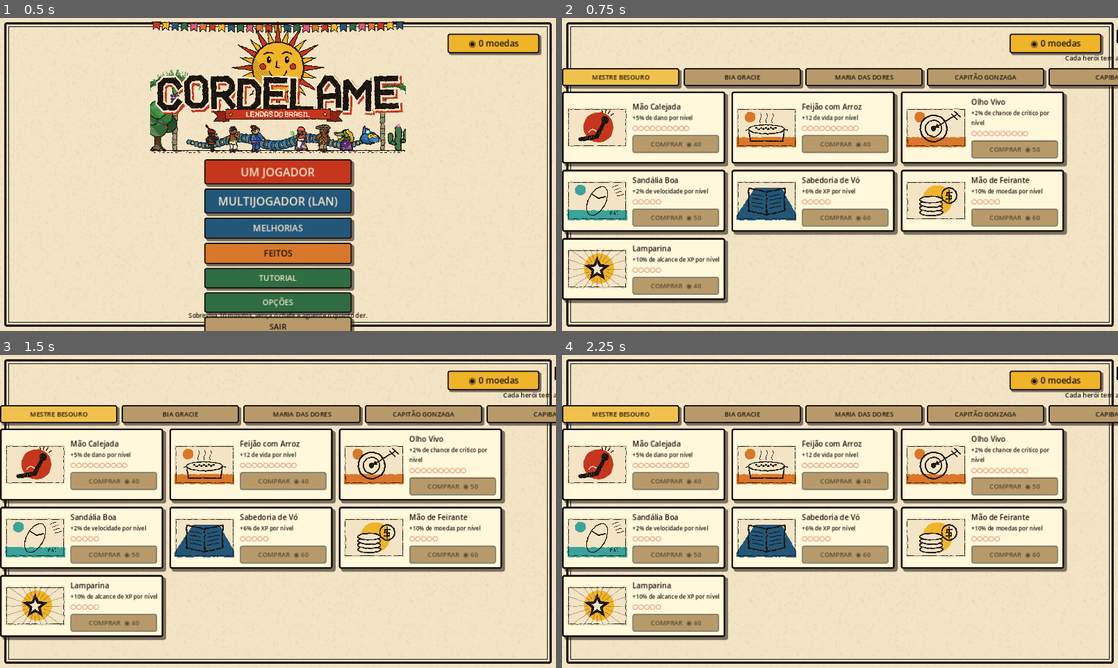
Above: before the commit, frames 1-4 (two rows, left to right).
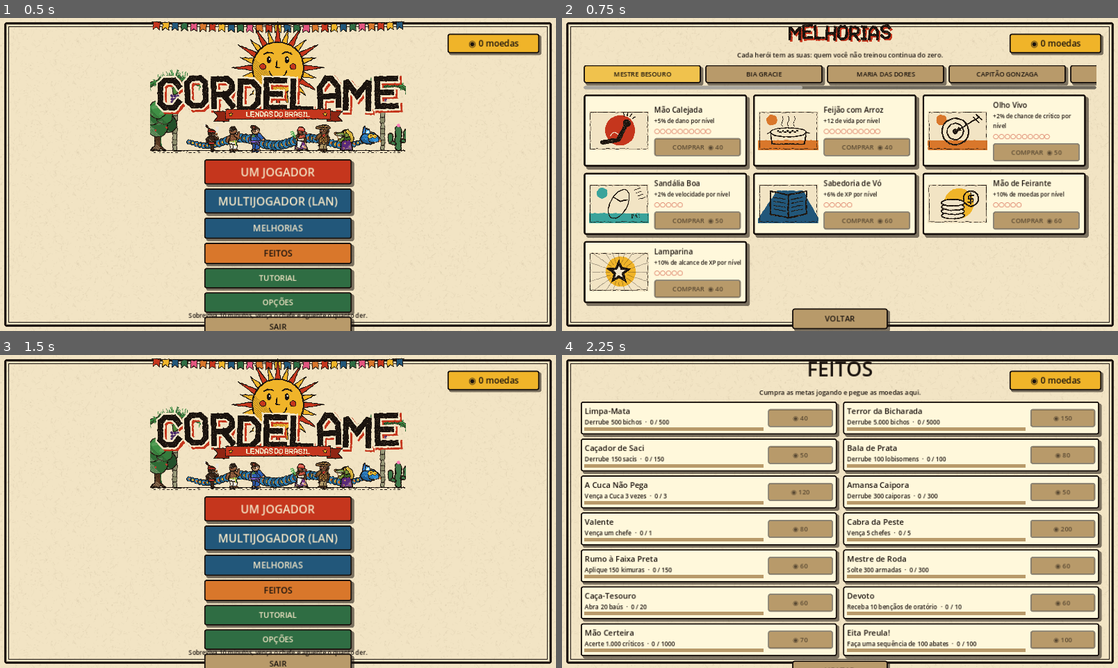
Above: after the commit, the same moments.

Repository: diogobennertz/cordel
Game: Godot game, scene res://scenes/World.tscn
Two runs of this game, one before a commit and one after it. Both use one fixed random seed, a clock stepped at 60 frames per second and the inputs below.
Inputs (mouse positions are in pixels of both pictures, inside the frame that each line leads up to):
- Up to frame 1 (0.5 s): no input
- Up to frame 2 (0.75 s): click "MELHORIAS" at 0.5 s
- Up to frame 3 (1.5 s): click (278, 655) at 1.25 s, where only the run after the commit has a clickable "VOLTAR"
- Up to frame 4 (2.25 s): click (840, 589) at 2 s, where only the run after the commit has a clickable "FEITOS"

Frame 1 is identical in both runs. In frame 2, 34% of the frame differs, in the area x 0-100%, y 2-100%; in frame 3, 44%; in frame 4, 50%.

Commit message:
Primeiros heróis desbloqueáveis, contador de dano/s
- 3 primeiros heróis desbloqueáveis (de ~20): Jackson do Pandeiro, Mestre
  Pastinha e Dorival Caymmi. Ficam em silhueta preta até cumprir o feito;
  passar o mouse mostra o requisito. Já com id de conquista Steam reservado.
- Novo registro "maior dano numa corrida" pra liberar heróis por feito desse
  tipo (ex.: 2 milhões de dano numa única corrida).
- Contador de dano por segundo no canto de baixo à direita da tela.
- Corrige fileira de heróis da tela de Melhorias (não cabia mais na tela).

Co-Authored-By: Claude Sonnet 5 <noreply@anthropic.com>

Diff:
--- a/godot/scripts/Boneco.gd
+++ b/godot/scripts/Boneco.gd
@@ -291,6 +291,34 @@
 			Lib.cil(corpo, 0.24, 0.28, 0.18, Vector3(0, CY + 0.37, 0), Color(0.88, 0.78, 0.5), 12)
 			Lib.cil(corpo, 0.3, 0.33, 0.5, Vector3(0, 0.6, -0.42), Color(0.68, 0.42, 0.2), 10, Vector3(1.57, 0, 0))  # curimbó (tambor comprido)
 			Lib.cil(corpo, 0.33, 0.33, 0.03, Vector3(0, 0.6, -0.67), Color(0.92, 0.85, 0.65), 10, Vector3(1.57, 0, 0))
+		"forrozeiro":   # pandeirista de forró: chapéu de couro de cangaceiro-sertanejo (sol), colete, pandeiro na mão
+			var pfo := Color(0.72, 0.5, 0.3)
+			_humano(pfo, Color(0.95, 0.9, 0.8), Color(0.5, 0.3, 0.15), COURO_ESC, Color(0.95, 0.9, 0.8))
+			cor_base = Color(0.95, 0.65, 0.1)
+			_cinto(COURO_ESC, 0.68)
+			Lib.cx(corpo, Vector3(0.78, 0.5, 0.21), Vector3(0, 0.84, 0.0), Color(0.95, 0.65, 0.1))      # colete
+			Lib.cil(corpo, 0.5, 0.56, 0.05, Vector3(0, CY + 0.3, 0), Color(0.55, 0.35, 0.18), 14)       # chapéu de couro
+			Lib.cil(corpo, 0.24, 0.28, 0.2, Vector3(0, CY + 0.4, 0), Color(0.55, 0.35, 0.18), 12)
+			Lib.cil(braco_d, 0.3, 0.3, 0.05, Vector3(0, -0.3, 0.14), Color(0.92, 0.85, 0.65), 12).rotation.x = 1.57   # pandeiro
+			Lib.cil(braco_d, 0.3, 0.3, 0.015, Vector3(0, -0.3, 0.1), COURO, 12).rotation.x = 1.57
+		"angoleiro":    # mestre de capoeira angola: calça/camisa branca com faixa preta e dourada, boina
+			var pan := Color(0.4, 0.23, 0.13)
+			_humano(pan, BRANCO, BRANCO, pan, BRANCO)
+			cor_base = Color(0.15, 0.15, 0.17)
+			_cinto(Color(0.15, 0.15, 0.17), 0.68)
+			Lib.cil(corpo, 0.42, 0.44, 0.1, Vector3(0, CY + 0.32, 0), Color(0.15, 0.15, 0.17), 12)      # boina preta
+			Lib.esf(corpo, 0.34, Vector3(0, CY + 0.38, 0), Color(0.15, 0.15, 0.17), Vector3(1, 0.6, 1), 10)
+			Lib.cx(corpo, Vector3(0.3, 0.06, 0.05), Vector3(0, CY - 0.14, 0.385), BRANCO)               # bigode e barba grisalha
+			Lib.cx(corpo, Vector3(0.22, 0.14, 0.05), Vector3(0, CY - 0.26, 0.37), BRANCO)
+		"marujo":       # marujo da Bahia: camisa listrada branca e azul, boné de marinheiro, lenço no pescoço
+			var pmj := Color(0.68, 0.46, 0.28)
+			_humano(pmj, BRANCO, Color(0.15, 0.3, 0.55), pmj, BRANCO)
+			cor_base = Color(0.15, 0.35, 0.65)
+			for i in range(4):
+				Lib.cx(corpo, Vector3(0.7, 0.06, 0.42), Vector3(0, 0.78 + i * 0.14, 0.08), Color(0.15, 0.35, 0.65))   # listras
+			Lib.cx(corpo, Vector3(0.3, 0.08, 0.05), Vector3(0, 1.1, 0.3), Color(0.85, 0.2, 0.15))       # lenço vermelho no pescoço
+			Lib.cil(corpo, 0.4, 0.44, 0.1, Vector3(0, CY + 0.3, 0), BRANCO, 12)                         # boné de marinheiro
+			Lib.cil(corpo, 0.34, 0.34, 0.03, Vector3(0, CY + 0.36, 0), Color(0.15, 0.35, 0.65), 12)
 		"zepilintra":   # Seu Zé Pilintra: terno branco, chapéu de fita vermelha, gravata vermelha e bengala
 			var pz := Color(0.28, 0.17, 0.1)
 			_humano(pz, BRANCO, BRANCO, BRANCO, BRANCO)
--- a/godot/scripts/Data.gd
+++ b/godot/scripts/Data.gd
@@ -54,7 +54,40 @@
 		"inicial": "carimbo", "desbloqueia": {"banda_couro": 3, "pisada_forte": 6},
 		"desc": "Carimbó, banda de couro e pisada forte: o mais ligeiro na dança, difícil de pegar."
 	},
-}
+	# ---- desbloqueáveis (por feito — ver DESBLOQUEIOS) ----
+	"forrozeiro": {
+		"nome": "Pandeirista de Forró", "apelido": "Jackson do Pandeiro", "pulo": "Pulo comum de forrozeiro — nada de especial ao cair.", "cor": Color(0.95, 0.65, 0.1), "maxhp": 115.0, "speed": 6.9, "crit": 0.06,
+		"inicial": "pandeirao", "desbloqueia": {"coco_embolada": 3, "baiao_rapido": 6},
+		"desc": "Pandeirão, coco de embolada e baião rápido: o mais veloz de pé no chão."
+	},
+	"angoleiro": {
+		"nome": "Mestre de Capoeira Angola", "apelido": "Mestre Pastinha", "pulo": "Pulo baixo e manhoso: a cabeçada ao cair atordoa quem está perto.", "cor": Color(0.15, 0.15, 0.17), "maxhp": 135.0, "speed": 5.0, "armor": 0.15,
+		"inicial": "cocorinha", "desbloqueia": {"cabecada": 3, "negativa": 6},
+		"desc": "Cocorinha, cabeçada e negativa: devagar no chão, manha e defesa de mestre."
+	},
+	"marujo": {
+		"nome": "Marujo da Bahia", "apelido": "Dorival Caymmi", "pulo": "Pulo comum de marujo — nada de especial ao cair.", "cor": Color(0.15, 0.35, 0.65), "maxhp": 108.0, "speed": 5.9, "regen": 0.5,
+		"inicial": "rede_pesca", "desbloqueia": {"mare_cheia": 3, "canto_mar": 6},
+		"desc": "Rede de pesca, maré cheia e canto do mar: ataca de longe, sustenta a travessia."
+	},
+}
+
+# Heróis desbloqueáveis: ficam de contorno preto na grade até cumprir o feito. "ach" já é o nome
+# pronto pra virar conquista da Steam no futuro (hoje só paga a liberação, sem integração nenhuma ainda).
+const DESBLOQUEIOS := {
+	"forrozeiro": {"txt": "Dê 2.000.000 de dano numa única corrida", "ach": "ACH_HEROI_FORROZEIRO", "tipo": "dano_run", "meta": 2000000.0},
+	"angoleiro":  {"txt": "Vença 10 chefes", "ach": "ACH_HEROI_ANGOLEIRO", "tipo": "contador", "c": "chefes", "meta": 10},
+	"marujo":     {"txt": "Derrube 10.000 bichos", "ach": "ACH_HEROI_MARUJO", "tipo": "contador", "c": "abates", "meta": 10000},
+}
+static func heroi_desbloqueado(id: String) -> bool:
+	if not DESBLOQUEIOS.has(id): return true
+	var r: Dictionary = DESBLOQUEIOS[id]
+	match r["tipo"]:
+		"contador": return int(Salvo.d["contadores"].get(r["c"], 0)) >= int(r["meta"])
+		"dano_run": return float(Salvo.d.get("maior_dano_run", 0.0)) >= float(r["meta"])
+	return false
+static func requisito_heroi(id: String) -> String:
+	return String(DESBLOQUEIOS.get(id, {}).get("txt", ""))
 
 const GOLPES := {
 	# Capoeira
@@ -98,6 +131,18 @@
 	"carimbo":     {"nome": "Carimbó", "build": "carimbo", "tipo": "ring", "dmg": 19.0, "cd": 1.0, "raio": 3.0, "knock": 1.3, "arte": "arretado", "txt": "Giro de carimbó: empurra todo mundo em volta."},
 	"banda_couro": {"nome": "Banda de Couro", "build": "carimbo", "tipo": "arco", "dmg": 25.0, "cd": 1.3, "raio": 3.4, "ang": 1.5, "knock": 1.1, "arte": "arretado", "txt": "Tapa no couro do tambor, na direção do bicho mais perto."},
 	"pisada_forte":{"nome": "Pisada Forte", "build": "carimbo", "tipo": "onda", "dmg": 16.0, "cd": 2.6, "raio": 5.2, "knock": 2.0, "arte": "arretado", "txt": "Pisada forte que sacode o chão e afasta a bicharada."},
+	# Forró
+	"pandeirao":     {"nome": "Pandeirão", "build": "forro", "tipo": "ring", "dmg": 19.0, "cd": 1.0, "raio": 3.0, "knock": 1.2, "arte": "arretado", "txt": "Giro de pandeiro: acerta e empurra todo mundo em volta."},
+	"coco_embolada": {"nome": "Coco de Embolada", "build": "forro", "tipo": "onda", "dmg": 16.0, "cd": 2.8, "raio": 5.3, "knock": 1.9, "arte": "arretado", "txt": "Verso cantado rápido: onda que afasta a bicharada."},
+	"baiao_rapido":  {"nome": "Baião Rápido", "build": "forro", "tipo": "arco", "dmg": 25.0, "cd": 1.1, "raio": 3.2, "ang": 1.6, "knock": 1.1, "arte": "arretado", "txt": "Passo rápido de baião na direção do bicho mais perto."},
+	# Capoeira Angola
+	"cocorinha":     {"nome": "Cocorinha", "build": "angola", "tipo": "ring", "dmg": 22.0, "cd": 1.2, "raio": 2.9, "stun": 0.7, "knock": 0.6, "arte": "arretado", "txt": "Agacha e varre baixo: atordoa quem chega perto."},
+	"cabecada":      {"nome": "Cabeçada", "build": "angola", "tipo": "investida", "dmg": 32.0, "cd": 1.6, "raio": 1.6, "alcance": 6.5, "stun": 1.3, "arte": "arretado", "txt": "Investe de cabeça baixa no bicho mais perto e atordoa."},
+	"negativa":      {"nome": "Negativa", "build": "angola", "tipo": "onda", "dmg": 17.0, "cd": 2.9, "raio": 5.5, "knock": 2.1, "arte": "arretado", "txt": "Esquiva rasteira que sacode e empurra tudo em volta."},
+	# Marujo
+	"rede_pesca":    {"nome": "Rede de Pesca", "build": "maruja", "tipo": "ring", "dmg": 21.0, "cd": 1.15, "raio": 3.2, "knock": 1.0, "arte": "arretado", "txt": "Lança a rede em volta, prende e machuca a bicharada."},
+	"mare_cheia":    {"nome": "Maré Cheia", "build": "maruja", "tipo": "onda", "dmg": 17.0, "cd": 2.8, "raio": 5.6, "knock": 2.3, "arte": "arretado", "txt": "Onda de maré que empurra tudo para longe."},
+	"canto_mar":     {"nome": "Canto do Mar", "build": "maruja", "tipo": "proj_teleguiado", "dmg": 17.0, "cd": 1.2, "vel": 11.0, "raio": 0.42, "vida": 3.3, "alcance": 25.0, "boom": 1.4, "cor": Color(0.3, 0.55, 0.85), "arte": "arretado", "txt": "Nota que ecoa n'água e persegue o bicho até estourar."},
 }
 
 # Dano do golpe no nível atual (sobe 25% por nível acima do 1).
@@ -169,6 +214,12 @@
 		"r": {"nome": "Desafio de Viola", "dur": 5.0, "txt": "5 s soltando notas para todos os lados"}},
 	"carimbozeiro": {"q": {"nome": "Giro de Carimbó", "cd": 8.0, "txt": "gira no ar, intocável, e acerta todo mundo em volta"},
 		"r": {"nome": "Roda de Carimbó", "dur": 6.0, "txt": "6 s dançando sem parar, batendo em quem chega perto"}},
+	"forrozeiro": {"q": {"nome": "Xote Veloz", "cd": 8.0, "txt": "giro de forró intocável que acerta todo mundo em volta"},
+		"r": {"nome": "Arrasta-Pé", "dur": 6.0, "txt": "6 s dançando sem parar, de pandeiro na mão"}},
+	"angoleiro": {"q": {"nome": "Rasteira de Mestre", "cd": 9.0, "txt": "agarra o bicho mais forte por perto e dá uma cabeçada"},
+		"r": {"nome": "Roda de Angola", "dur": 4.5, "txt": "4,5 s de ginga baixa acertando em volta sem parar"}},
+	"marujo": {"q": {"nome": "Rede Certeira", "cd": 7.0, "txt": "uma nota que atravessa tudo na frente"},
+		"r": {"nome": "Canto da Maré", "dur": 5.0, "txt": "5 s soltando notas para todos os lados"}},
 }
 const ULT_ABATES := 60          # abates para carregar o ultimate
 
@@ -252,6 +303,11 @@
 	"dedilhado": "Corda de aço, dedo calejado.", "caterete": "Desafio na viola, ninguém leva desaforo.",
 	"toada": "Toada boa dói de bonito.", "carimbo": "Quem carimba não erra o passo.",
 	"banda_couro": "Couro bom aguenta o tranco.", "pisada_forte": "Pisa forte quem tem raiz.",
+	"pandeirao": "Pandeiro bom não erra o tom.", "coco_embolada": "Embolou, não desemola fácil.",
+	"baiao_rapido": "Baião que é bom não para quieto.", "cocorinha": "Quem se abaixa, escapa.",
+	"cabecada": "Na cabeça é que a ideia bate.", "negativa": "Na negativa é que mora a manha.",
+	"rede_pesca": "Rede bem lançada não volta vazia.", "mare_cheia": "Maré cheia não espera ninguém.",
+	"canto_mar": "Canto do mar, ninguém esquece.",
 }
 
 # Bodega do Lampião: o que se compra com as moedas da partida.
--- a/godot/scripts/Menus.gd
+++ b/godot/scripts/Menus.gd
@@ -13,6 +13,7 @@
 var _abriu := 0
 var _capt := ""               # ação esperando uma tecla nova (opções > controles)               # quando a tela de nível abriu (evita clique sem querer)
 var _so_tutorial := false     # true: foi pro "escolha de herói" só pra fazer o tutorial (não pra jogar a fase)
+var _scr_herois: ScrollContainer   # só pra debug/teste
 
 func _init() -> void:
 	layer = 10
@@ -100,6 +101,7 @@
 
 # ---------------- escolha do herói e da fase ----------------
 func herois() -> void:
+	if not Dados.heroi_desbloqueado(w.sel_heroi): w.sel_heroi = "capoeirista"   # nunca fica selecionado um herói trancado
 	_limpar("herois")
 	Tela.fundo_papel(raiz)
 	var vb := _centro(8)
@@ -109,6 +111,7 @@
 	# esquerda: grade dos heróis (rola quando tiver muitos — hoje são poucos, mas vão chegar a ~20)
 	var scr := ScrollContainer.new(); scr.custom_minimum_size = Vector2(356, 424)
 	scr.horizontal_scroll_mode = ScrollContainer.SCROLL_MODE_DISABLED; corpo.add_child(scr)
+	_scr_herois = scr   # só pra debug/teste (rolar até os trancados num print)
 	var gr := GridContainer.new(); gr.columns = 3
 	gr.add_theme_constant_override("h_separation", 8); gr.add_theme_constant_override("v_separation", 8); scr.add_child(gr)
 	for id in Dados.CLASSES: gr.add_child(_icone_heroi(id))
@@ -135,14 +138,20 @@
 func _icone_heroi(id: String) -> Button:
 	var c: Dictionary = Dados.CLASSES[id]
 	var sel: bool = id == w.sel_heroi
+	var trancado: bool = not Dados.heroi_desbloqueado(id)
 	var b := Button.new(); b.custom_minimum_size = Vector2(112, 148); b.clip_contents = true
 	_estilo_carta(b, sel)
 	var v := _miolo(b, 6, 2)
-	v.add_child(_retrato_heroi(id, Vector2(70, 88)))
+	var ret := _retrato_heroi(id, Vector2(70, 88))
+	if trancado: ret.modulate = Color(0.03, 0.03, 0.03)   # silhueta preta até cumprir o feito
+	v.add_child(ret)
 	v.add_child(Tela.texto(String(c["apelido"]), 12, 96, Tela.TINTA if not sel else Tela.URUCUM))
 	Tela.ignora_mouse(b)
-	b.pressed.connect(func():
-		w.sel_heroi = id; Salvo.d["heroi"] = id; herois())
+	if trancado:
+		b.tooltip_text = "🔒 Para liberar: " + Dados.requisito_heroi(id)
+	else:
+		b.pressed.connect(func():
+			w.sel_heroi = id; Salvo.d["heroi"] = id; herois())
 	return b
 
 # pergunta (só na primeira vez) se a pessoa quer fazer o tutorial antes da 1ª fase
@@ -296,8 +305,11 @@
 	var vb := _centro(12)
 	vb.add_child(Tela.titulo("t_melhorias", 58))
 	vb.add_child(Tela.rotulo("Cada herói tem as suas: quem você não treinou continua do zero.", 15))
-	var hh := _linha(vb, 10)
+	var scrh := ScrollContainer.new(); scrh.custom_minimum_size = Vector2(1180, 56)
+	scrh.vertical_scroll_mode = ScrollContainer.SCROLL_MODE_DISABLED; vb.add_child(scrh)
+	var hh := HBoxContainer.new(); hh.add_theme_constant_override("separation", 10); scrh.add_child(hh)
 	for hid in Dados.CLASSES:
+		if not Dados.heroi_desbloqueado(hid): continue   # treino só vale pra quem já tem o herói liberado
 		var hsel: String = hid
 		var ac_h := func():
 			w.sel_heroi = hsel; Salvo.d["heroi"] = hsel; Salvo.salvar(); melhorias()
--- a/godot/scripts/Player.gd
+++ b/godot/scripts/Player.gd
@@ -122,7 +122,8 @@
 	var esp := Ctrl.ap("pulo")
 	if esp and not _esp_ant:
 		var forca: float = {"capoeirista": 10.0, "jiujitsu": 7.4, "benzedeira": 8.5, "cangaceiro": 8.5, "frevista": 11.0, "cordelista": 8.0,
-			"sambista": 9.0, "maracatuzeiro": 7.0, "violeiro": 8.5, "carimbozeiro": 10.5}[classe]
+			"sambista": 9.0, "maracatuzeiro": 7.0, "violeiro": 8.5, "carimbozeiro": 10.5,
+			"forrozeiro": 9.5, "angoleiro": 7.2, "marujo": 8.5}[classe]
 		if alt <= 0.0:
 			vy = forca; alt = 0.01; pulos_feitos = 0; Som.tocar("pulo")
 			if classe == "capoeirista": boneco.girar()
--- a/godot/scripts/Save.gd
+++ b/godot/scripts/Save.gd
@@ -15,7 +15,7 @@
 static var _d_solo := {}          # guarda o save sozinho enquanto está dentro de um mundo de co-op
 
 static func padrao() -> Dictionary:
-	return {"moedas": 0, "fase_max": 0, "melhorias": {}, "recordes": {}, "contadores": {}, "heroi": "capoeirista", "fase": 0, "feitos": {}, "tutorial": false, "vistos": {}, "falas": {}, "teclas": {}, "nome_jogador": "", "opcoes": OPCOES.duplicate()}
+	return {"moedas": 0, "fase_max": 0, "melhorias": {}, "recordes": {}, "contadores": {}, "heroi": "capoeirista", "fase": 0, "feitos": {}, "tutorial": false, "vistos": {}, "falas": {}, "teclas": {}, "nome_jogador": "", "opcoes": OPCOES.duplicate(), "maior_dano_run": 0.0}
 
 # O jogo já se chamou "Cordel" e "Peleja": se existir um save daquela época, ele é aproveitado (nada se perde na troca de nome).
 static func _antigo() -> String:
--- a/godot/scripts/World.gd
+++ b/godot/scripts/World.gd
@@ -35,6 +35,8 @@
 var moedas := 0.0
 var dano_total := 0.0
 var maior_dano := 0.0
+var _dps_janela := []       # [[tempo, dano], ...] do último segundo, pra mostrar dano por segundo
+var lbl_dps: Label
 var menus: Menus
 var moldura: Panel            # borda vermelha: pisca ao levar dano e pulsa com a vida baixa
 var _moldura_a := 0.0
@@ -147,6 +149,8 @@
 		_teste_dash()
 	elif "--teste-mundo" in args:
 		_teste_mundo()
+	elif "--teste-lock" in args:
+		_teste_lock()
 	elif "--coop-host" in args:
 		_teste_coop_host()
 	elif "--coop-join" in args:
@@ -198,7 +202,8 @@
 func bot_dir() -> Vector3:
 	var pp: Vector3 = player.global_position
 	var quer: float = {"capoeirista": 2.2, "cangaceiro": 2.0 if player.golpes.size() < 2 else 5.0, "jiujitsu": 5.0, "benzedeira": 10.0, "frevista": 2.4, "cordelista": 9.0,
-		"sambista": 2.3, "maracatuzeiro": 5.0, "violeiro": 9.5, "carimbozeiro": 2.3}[player.classe]
+		"sambista": 2.3, "maracatuzeiro": 5.0, "violeiro": 9.5, "carimbozeiro": 2.3,
+		"forrozeiro": 2.3, "angoleiro": 5.0, "marujo": 9.5}[player.classe]
 	if player.hp < player.max_hp * 0.35: quer += 5.0
 	var dir := Vector3.ZERO
 	var alvo = _nearest(pp, 80.0)
@@ -388,6 +393,11 @@
 	hud.add_child(minimapa)
 	lbl_dir = _label(17, HORIZONTAL_ALIGNMENT_RIGHT)
 	lbl_dir.anchor_left = 1; lbl_dir.anchor_right = 1; lbl_dir.offset_left = -400; lbl_dir.offset_right = -14; lbl_dir.offset_top = 210; hud.add_child(lbl_dir)
+	# dano por segundo, no canto de baixo à direita (só informativo, não mexe em nada do jogo)
+	lbl_dps = _label(18, HORIZONTAL_ALIGNMENT_RIGHT)
+	lbl_dps.anchor_left = 1; lbl_dps.anchor_right = 1; lbl_dps.anchor_top = 1; lbl_dps.anchor_bottom = 1
+	lbl_dps.offset_left = -220; lbl_dps.offset_right = -14; lbl_dps.offset_top = -40; lbl_dps.offset_bottom = -10
+	lbl_dps.grow_vertical = Control.GROW_DIRECTION_BEGIN; hud.add_child(lbl_dps)
 	# mini inventário: cartas de atributo pegas, no canto de cima à esquerda
 	caixa_inv = HFlowContainer.new(); caixa_inv.position = Vector2(12, 12); caixa_inv.size = Vector2(300, 80)
 	caixa_inv.add_theme_constant_override("h_separation", 4); caixa_inv.add_theme_constant_override("v_separation", 4)
@@ -451,7 +461,8 @@
 	for g in player.golpes: _slots.append(_quadro(Dados.GOLPES[g["id"]]["arte"], "", 50.0))
 	var vao := Control.new(); vao.custom_minimum_size = Vector2(10, 0); caixa_slots.add_child(vao)
 	var artes: Array = {"capoeirista": ["au", "roda"], "jiujitsu": ["mataleao", "faixapreta"], "benzedeira": ["banho", "vela"], "cangaceiro": ["mira", "rei"], "frevista": ["atabaque", "estrela"], "cordelista": ["mira", "sol"],
-		"sambista": ["roda", "estrela"], "maracatuzeiro": ["mataleao", "vela"], "violeiro": ["mira", "sol"], "carimbozeiro": ["atabaque", "roda"]}[player.classe]
+		"sambista": ["roda", "estrela"], "maracatuzeiro": ["mataleao", "vela"], "violeiro": ["mira", "sol"], "carimbozeiro": ["atabaque", "roda"],
+		"forrozeiro": ["roda", "atabaque"], "angoleiro": ["mataleao", "faixapreta"], "marujo": ["mira", "sol"]}[player.classe]
 	_slots.append(_quadro(artes[0], Ctrl.nome("q").left(3), 60.0)); _slots.append(_quadro(artes[1], Ctrl.nome("r").left(3), 60.0))
 
 func _hud_heroi() -> void:
@@ -892,6 +903,7 @@
 	n = mini(n, 3)
 	if n > 0: dmg *= pow(player.crit_dano, n)
 	dano_total += dmg; maior_dano = maxf(maior_dano, dmg)
+	_dps_janela.append([time, dmg])
 	Som.tocar("crit" if n > 0 else "hit", -6.0 if n == 0 else -2.0, 0.15, 0.06)
 	if n > 0:
 		Salvo.contar("criticos")
@@ -1669,6 +1681,9 @@
 		"carimbozeiro":    # só empurra, não bate — como no frevista
 			_ring(p.global_position, 3.0 * p.area_mult, 0.0, 0.0, 2.2)
 			_efeito_anel(p.global_position, 3.0 * p.area_mult, Dados.CLASSES[p.classe]["cor"])
+		"angoleiro":       # cabeçada ao cair: atordoa quem está perto
+			_ring(p.global_position, 2.7 * p.area_mult, 8.0 * s, 1.0, 0.2)
+			_efeito_anel(p.global_position, 2.7 * p.area_mult, Dados.CLASSES[p.classe]["cor"]); tremor = maxf(tremor, 0.15)
 
 # ---------------- tutorial ----------------
 const TUT := [
@@ -1764,6 +1779,7 @@
 	_mouse(false)
 	var ganho := int(moedas * (1.0 if chefe_morto else 0.5))
 	Salvo.d["moedas"] = int(Salvo.d["moedas"]) + ganho
+	Salvo.d["maior_dano_run"] = maxf(float(Salvo.d.get("maior_dano_run", 0.0)), dano_total)   # pra liberar herói por feito, tipo "2 milhões numa corrida"
 	var linha := "Não venceu o chefe: leva metade das moedas"
 	if chefe_morto:
 		linha = "Aguentou %s depois do chefe" % _mmss(extra_t)
@@ -1793,6 +1809,10 @@
 	lbl_topo.text = _mmss(time)
 	lbl_nv.text = "NÍVEL %d" % p.level
 	lbl_dir.text = "☠ %d   ◉ %d" % [kills, int(moedas)]
+	while _dps_janela.size() > 0 and time - _dps_janela[0][0] > 1.0: _dps_janela.pop_front()
+	var dps := 0.0
+	for it in _dps_janela: dps += it[1]
+	lbl_dps.text = "%s de dano/s" % Tela.num(dps)
 	# segurando Tab, o minimapa do canto só aumenta no lugar dele mesmo — não cobre a tela
 	var mapa_ampliado: bool = Ctrl.ap("mapa") and not levelup_aberto
 	var lado_map := (380.0 if mapa_ampliado else 194.0)
@@ -1901,9 +1921,13 @@
 	sem_mouse = true
 	Salvo.d["moedas"] = 345; Salvo.d["fase_max"] = 1; Salvo.d["melhorias"] = {"capoeirista": {"dano": 3, "vida": 1}, "jiujitsu": {"dano": 7, "critico": 4}}; Salvo.d["recordes"] = {"0": 100.0}
 	Salvo.d["contadores"] = {"abates": 812, "abates_saci": 150, "chefes": 1, "uso_kimura": 40, "criticos": 300}
-	if nome in ["herois", "melhorias", "opcoes", "titulo", "feitos", "controles", "pergtut", "herois_tut", "coop"]:
+	if nome in ["herois", "melhorias", "opcoes", "titulo", "feitos", "controles", "pergtut", "herois_tut", "coop", "herois_trancados"]:
 		_montar_menu()
 		if nome == "herois": menus.herois()
+		elif nome == "herois_trancados":
+			menus.herois()
+			await get_tree().process_frame; await get_tree().process_frame
+			menus._scr_herois.scroll_vertical = 9999
 		elif nome == "herois_tut": menus._so_tutorial = true; menus.herois()
 		elif nome == "melhorias": menus.melhorias()
 		elif nome == "feitos": menus.feitos()
@@ -2005,6 +2029,18 @@
 			print("CLIENTE atacou — _ring acertou %d bicho(s)" % k)
 		print("COOP eu=%s id=%d tick=%d jogadores=%d bichos=%d nivel=%d xp=%.1f moedas=%.1f vida=%.1f/%.1f" % [
 			sel_heroi, Rede.meu_id(), i, jogadores_rede.size(), enemies.size(), player.level, player.xp, moedas, player.hp, player.max_hp])
+	get_tree().quit()
+
+func _teste_lock() -> void:
+	for id in ["forrozeiro", "angoleiro", "marujo"]:
+		print("%s trancado no começo: %s (esperado: true)" % [id, not Dados.heroi_desbloqueado(id)])
+	Salvo.d["maior_dano_run"] = 2000001.0
+	print("forrozeiro depois de 2kk de dano: %s (esperado: true)" % Dados.heroi_desbloqueado("forrozeiro"))
+	Salvo.d["contadores"]["chefes"] = 10
+	print("angoleiro depois de 10 chefes: %s (esperado: true)" % Dados.heroi_desbloqueado("angoleiro"))
+	Salvo.d["contadores"]["abates"] = 10000
+	print("marujo depois de 10 mil abates: %s (esperado: true)" % Dados.heroi_desbloqueado("marujo"))
+	print("capoeirista sempre liberado: %s (esperado: true)" % Dados.heroi_desbloqueado("capoeirista"))
 	get_tree().quit()
 
 func _teste_mundo() -> void:
@@ -2164,6 +2200,27 @@
 			p.iframes = 0.7; p.dash_t = 0.22; p.dash_dir = p.frente; p.boneco.girar()
 			_ring(pos, 4.0 * p.area_mult, 34.0 * s, 0.5, 1.8)
 			_efeito_anel(pos, 4.0 * p.area_mult, cor); _efeito_anel(pos, 2.4, Color.WHITE)
+		"forrozeiro":
+			p.iframes = 0.72; p.dash_t = 0.22; p.dash_dir = p.frente; p.boneco.girar()
+			_ring(pos, 4.0 * p.area_mult, 35.0 * s, 0.5, 1.9)
+			_efeito_anel(pos, 4.0 * p.area_mult, cor); _efeito_anel(pos, 2.4, Color.WHITE)
+		"angoleiro":
+			var alvo7 = _mais_forte(pos, 9.0)
+			if alvo7 == null: return
+			var alvo7_id: int = alvo7.get_instance_id()
+			p.comecar_investida(alvo7.global_position, 18.0, func():
+				_efeito_anel(p.global_position, 2.3, cor)
+				var al7 = instance_from_id(alvo7_id)
+				if al7 != null and is_instance_valid(al7) and not al7.dead:
+					al7.stun_t = maxf(al7.stun_t, 0.6 if al7.is_boss else 2.5)
+					ferir(al7, 155.0 * s))
+		"marujo":
+			var alvo8 = _mais_forte(pos, 28.0)
+			var dir8: Vector3 = p.frente
+			if alvo8:
+				dir8 = alvo8.global_position - pos; dir8.y = 0; dir8 = dir8.normalized()
+			_disparar(pos, dir8 * 30.0, TIRO_Q, 210.0 * s)
+			p.boneco.atacar()
 	p.q_cd = hq["cd"]
 	Som.tocar("especial")
 	Salvo.contar("uso_especial_" + p.classe)
@@ -2246,6 +2303,26 @@
 			p.ult_tick = 0.28; p.boneco.girar()
 			_ring(pos, 4.2 * p.area_mult, 14.0 * s, 0.0, 0.5)
 			_efeito_anel(pos, 4.2 * p.area_mult, cor)
+		"forrozeiro":
+			p.ult_tick = 0.3; p.boneco.girar()
+			_ring(pos, 4.4 * p.area_mult, 15.0 * s, 0.0, 0.6)
+			_efeito_anel(pos, 4.4 * p.area_mult, cor)
+		"angoleiro":
+			p.ult_tick = 0.22; p.iframes = 0.4
+			var alvo9 = _nearest(pos, 13.0)
+			if alvo9:
+				var d9: Vector3 = alvo9.global_position - pos; d9.y = 0
+				p.position += d9 * 0.7
+				if d9.length() > 0.1: p.frente = d9.normalized()
+				p.boneco.atacar()
+				var k9 := _ring(p.global_position, 2.3, 90.0 * s, 1.0, 0.0)
+				_efeito_anel(p.global_position, 2.3, cor)
+				if k9 > 0: p.curar(p.max_hp * 0.015 * k9)
+		"marujo":
+			p.ult_tick = 0.25; p.boneco.atacar()
+			for i in range(8):
+				var a9 := i * TAU / 8.0 + time * 2.0
+				_disparar(pos, Vector3(cos(a9), 0, sin(a9)) * 16.0, BALA_ULT, 13.0 * s)
 
 # ---------------- ataques dos chefes ----------------
 func aviso_chefe(pos: Vector3, raio: float, txt: String) -> void:
Not shown, changed: godot/LEIA-ME.md
